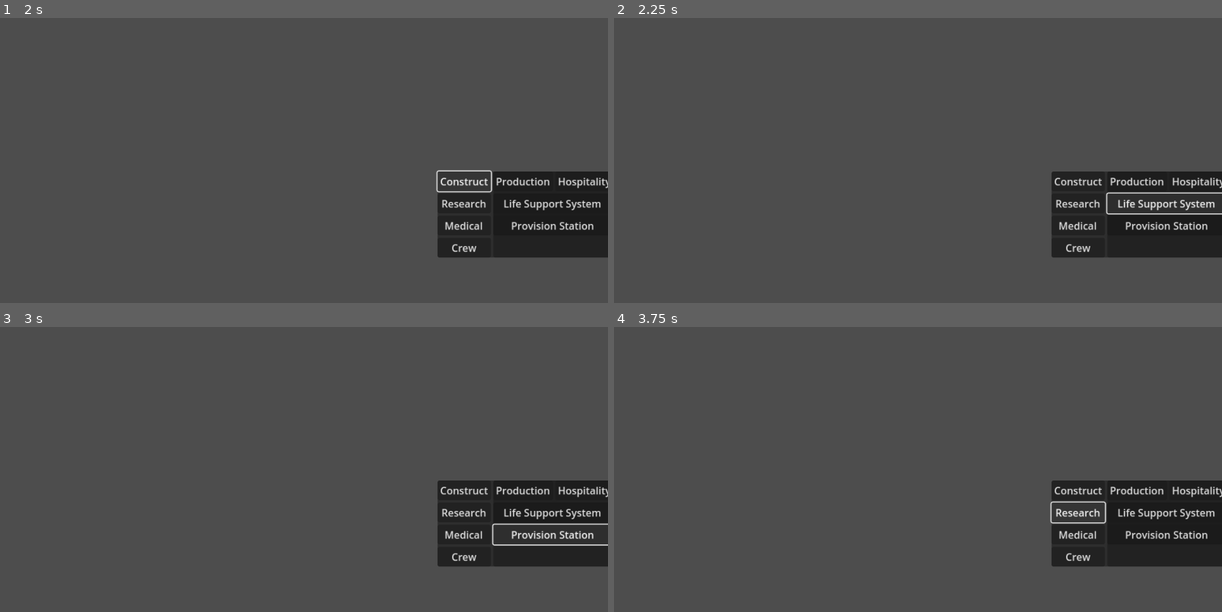
Above: before the commit, frames 1-4 (two rows, left to right).
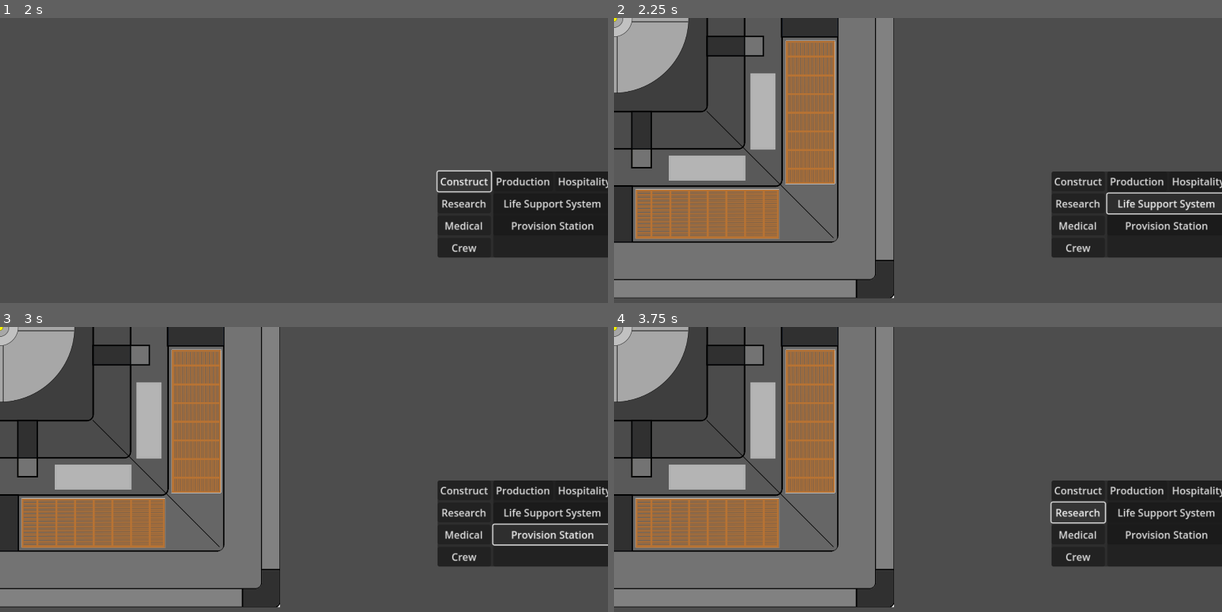
Above: after the commit, the same moments.

Repository: AxisTrotec/Astra
Game: Godot game, scene res://Scenes/World Generation/World Generation.tscn
Same seed, same stepped clock (60 frames per second), same inputs: the game is played once before the commit and once after it.
Inputs (mouse positions are in pixels of both pictures, inside the frame that each line leads up to):
- Up to frame 1 (2 s): tap Enter at 0.5 s; move the mouse to (437, 171) at 0.52 s; hold Right 0.53-1.25 s; hold Ctrl 0.53-1.25 s; click (437, 171) at 0.67 s; click "Construct" at 1.25 s
- Up to frame 2 (2.25 s): click "Life Support System" at 2 s
- Up to frame 3 (3 s): click "Provision Station" at 2.75 s
- Up to frame 4 (3.75 s): click "Research" at 3.5 s

Frame 1 is identical in both runs. In frame 2, 35% of the frame differs, in the area x 0-47%, y 0-99%; in frame 3, 35%; in frame 4, 35%.
Error before the commit: Invalid assignment of property or key 'modulate' with value of type 'Color' on a base object of type 'CompressedTexture2D'. (res://Scripts/Build_preview.gd:7)

Commit message:
Balling

Diff:
--- a/Scripts/Build_preview.gd
+++ b/Scripts/Build_preview.gd
@@ -2,18 +2,18 @@
 
 
 func set_build_preview(type, mouse_pos):
-	var drag = load("res://Art Assets/Sketches/HQ.png")
+	var drag = load("res://Entities/HQ.tscn").instantiate()
 	drag.set_name("DragPreview")
 	drag.modulate = Color("ad54ffc")
 
 	var control = Control.new()
 	control.add_child(drag, true)
-	control.rect_position = mouse_pos
+	control.position = mouse_pos
 	control.set_name("Preview")
 	add_child(control, true)
-	#move_child(get_node("Preview"), 0)
+#	move_child(get_node("Preview"), 0)
 
 func update_tower_preview(new_pos, color):
-	get_node("Preview").rect_position = new_pos
-	if get_node("Preview/DragPreview").modulate != Color(color):
-		get_node("Preview/DragPreview").modulate = Color(color)
+	get_node("Preview").position = new_pos
+#	if get_node("Preview/DragPreview").modulate != Color(color):
+#		get_node("Preview/DragPreview").modulate = Color(color)
--- a/Scripts/World.gd
+++ b/Scripts/World.gd
@@ -40,8 +40,7 @@
 
 func update_tower_preview():
 	var mouse_position = get_global_mouse_position()
-
-	get_node("Build_preview").update_tower_preview()
+	get_node("Build_preview").update_tower_preview(mouse_position, "ad54ff3c")
 
 func _on_timer_timeout() -> void:
 	#Energy Rate
